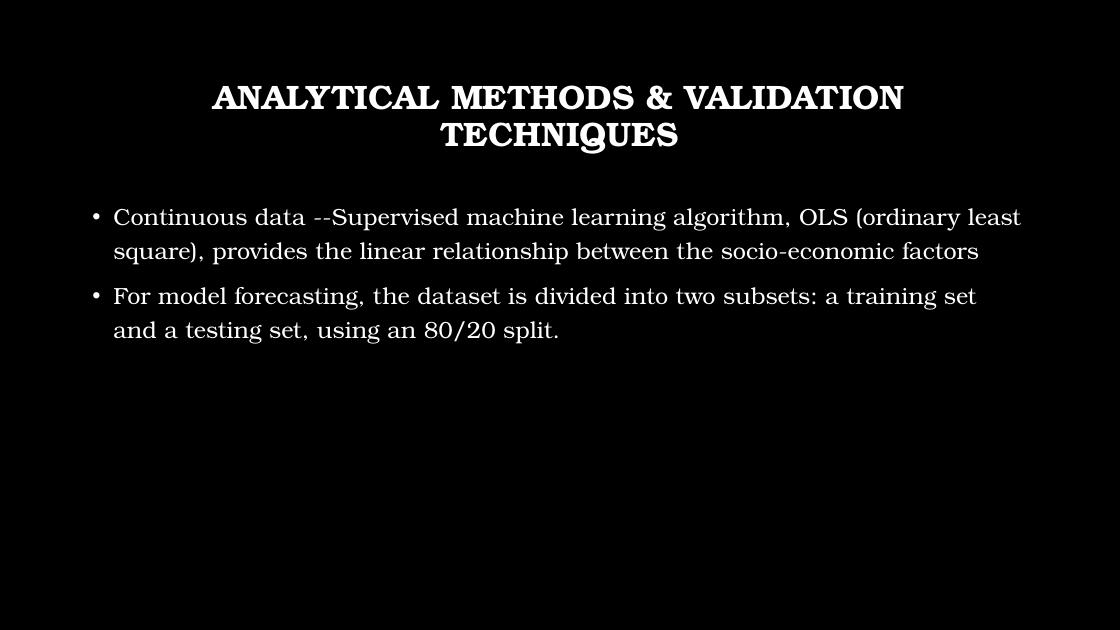
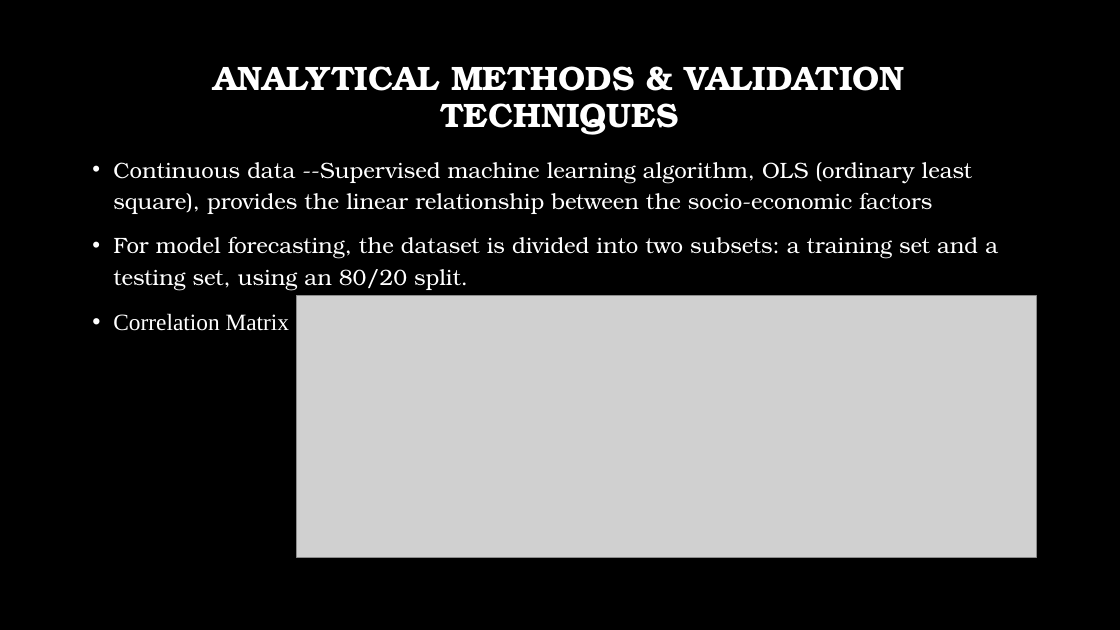
Before and after one commit to Pradhi99/ProjectEV, a slide deck: slide 12 of Electric Vehicles ppt Fall 2024.pptx. Drawn at 1120x630 pixels with LibreOffice and Linux fonts; fonts in the diff are those of the drawing; grey boxes stand for pictures; background and template pictures are left out. Boxes give left, top, right and bottom in pixels: in the first picture for what was removed or moved away, otherwise in the second. Text is boxed around its words. In the diff, an @@ line names an element or a change of style, - is before the commit and + after.

```diff
--- a/Electric Vehicles ppt Fall 2024.pptx
+++ b/Electric Vehicles ppt Fall 2024.pptx
@@ title "ANALYTICAL METHODS & VALIDATION TECHNIQUES": place and size @@
-title "ANALYTICAL METHODS & VALIDATION TECHNIQUES" at box(213, 85, 905, 154)
+title "ANALYTICAL METHODS & VALIDATION TECHNIQUES" at box(213, 66, 905, 135)
@@ text "Continuous data --Supervised machine learning ...": place and size @@
-text "Continuous data --Supervised machine learning ..." at box(113, 208, 1021, 343)
+text "Continuous data --Supervised machine learning ..." at box(113, 162, 998, 331)
@@ text at box(113, 162, 998, 291): size 20 to 19 pt @@
@@ picture added at box(297, 295, 1036, 557) @@
@@ text at box(113, 313, 290, 331): paragraph added @@
+• Correlation Matrix
```
Also in this commit, not shown: 3 other slides changed, 2 slides removed.
